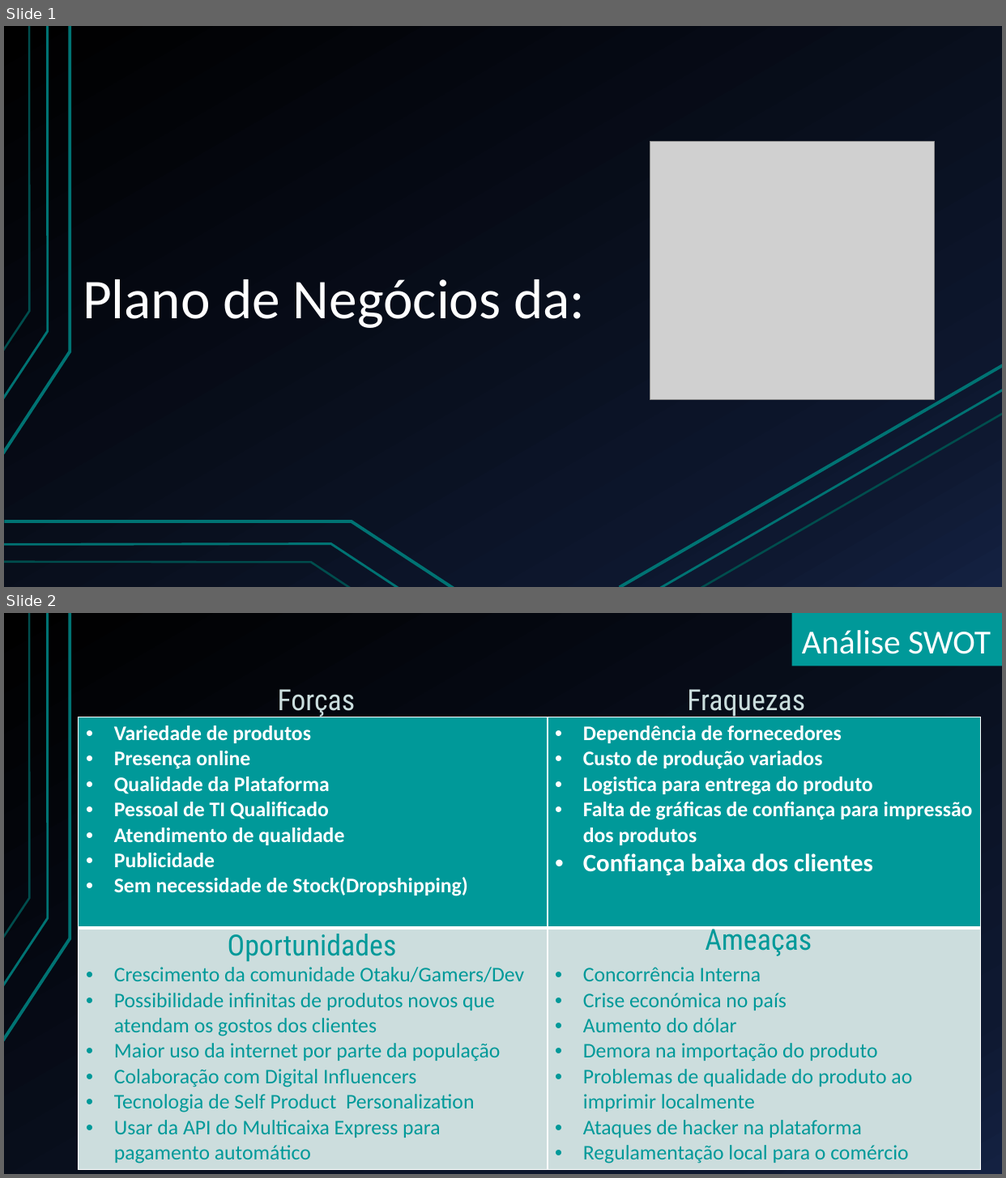
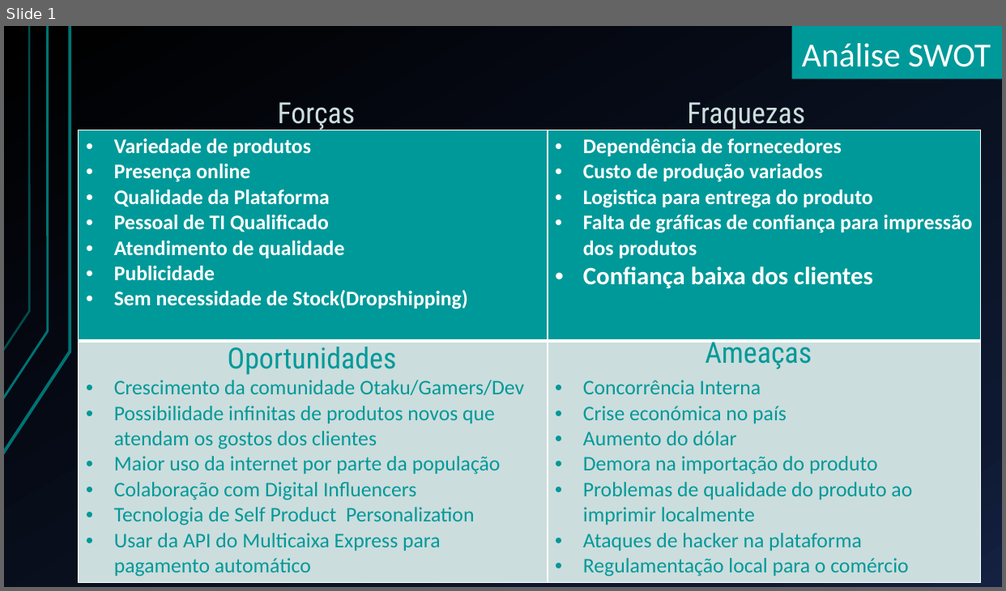
Before and after one commit to EriveltoSilva/Necrus-Backend, a slide deck: Docs/Plano de Negócios da [Guardado automaticamente].pptx. Shown one above the other, each under a label of ours: slides 1 and 2 before the commit, slide 1 after it. The pictures are 1006x1178 and 1006x591 pixels, drawn with LibreOffice and Linux fonts; fonts in the diff are those of the drawing; grey boxes stand for pictures. Boxes give left, top, right and bottom in pixels: in the first picture for what was removed or moved away, otherwise in the second. Text is boxed around its words. In the diff, an @@ line names an element or a change of style, - is before the commit and + after.

```diff
--- a/Docs/Plano de Negócios da [Guardado automaticamente].pptx
+++ b/Docs/Plano de Negócios da [Guardado automaticamente].pptx
@@ slide 1 removed at (4, 26, 1002, 587), background gradient #000000 to #0F1931 to #142242; not listed: 3 template elements that a slide beside it also shows @@
@@ picture removed at (650, 142, 935, 400) @@
@@ title removed at (83, 280, 585, 328) @@
-Plano de Negócios da:
@@ line removed from (620, 587) to (1002, 365) @@
@@ line removed from (659, 587) to (1002, 390) @@
@@ line removed from (701, 587) to (1002, 414) @@
@@ freeform shape removed at (4, 522, 454, 587) @@
@@ freeform shape removed at (4, 544, 399, 587) @@
@@ freeform shape removed at (4, 562, 350, 587) @@
@@ what was slide 2 is now slide 1 @@
```
Also in this commit, not shown: 1 slide added, 8 other slides removed, 33 other files.
